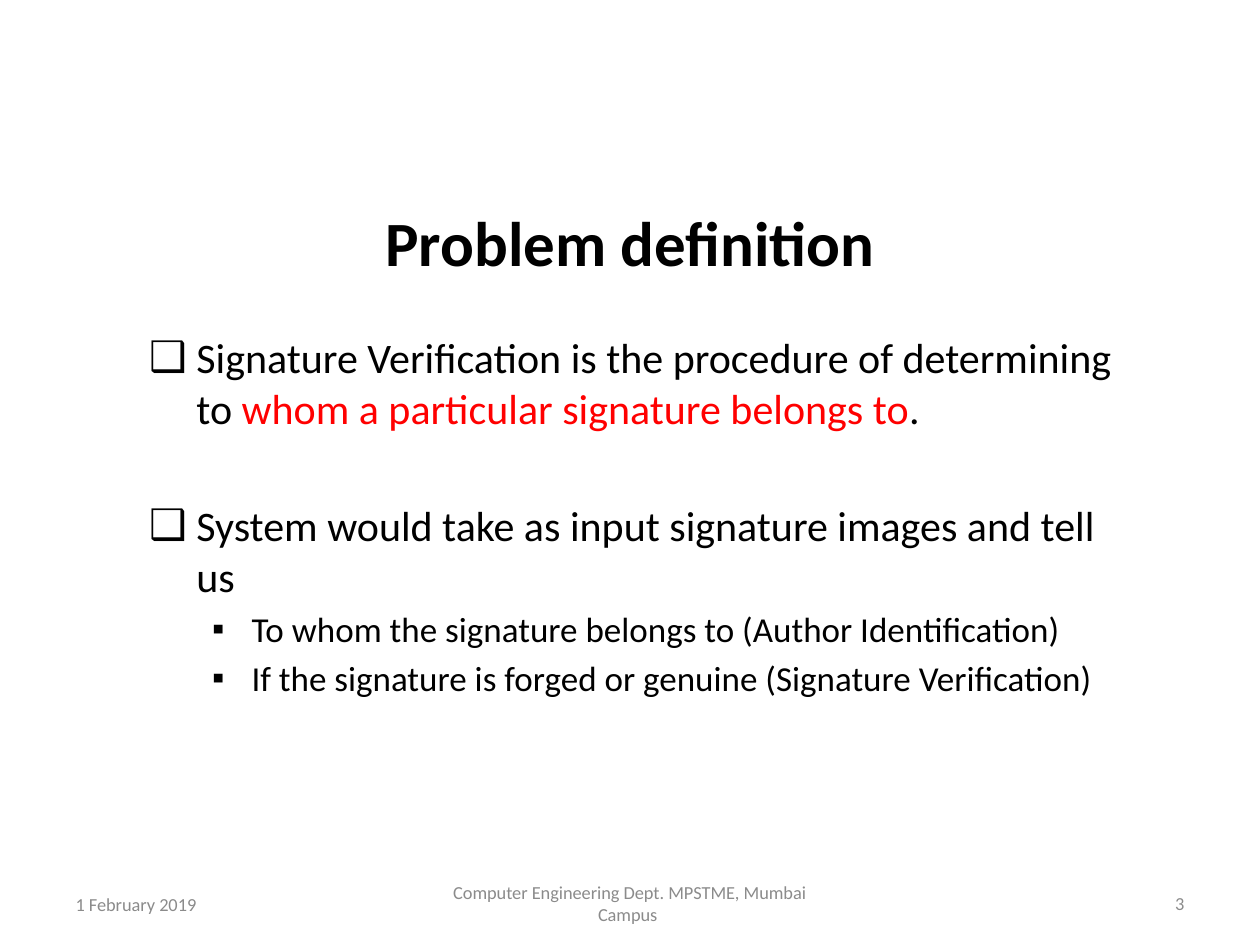
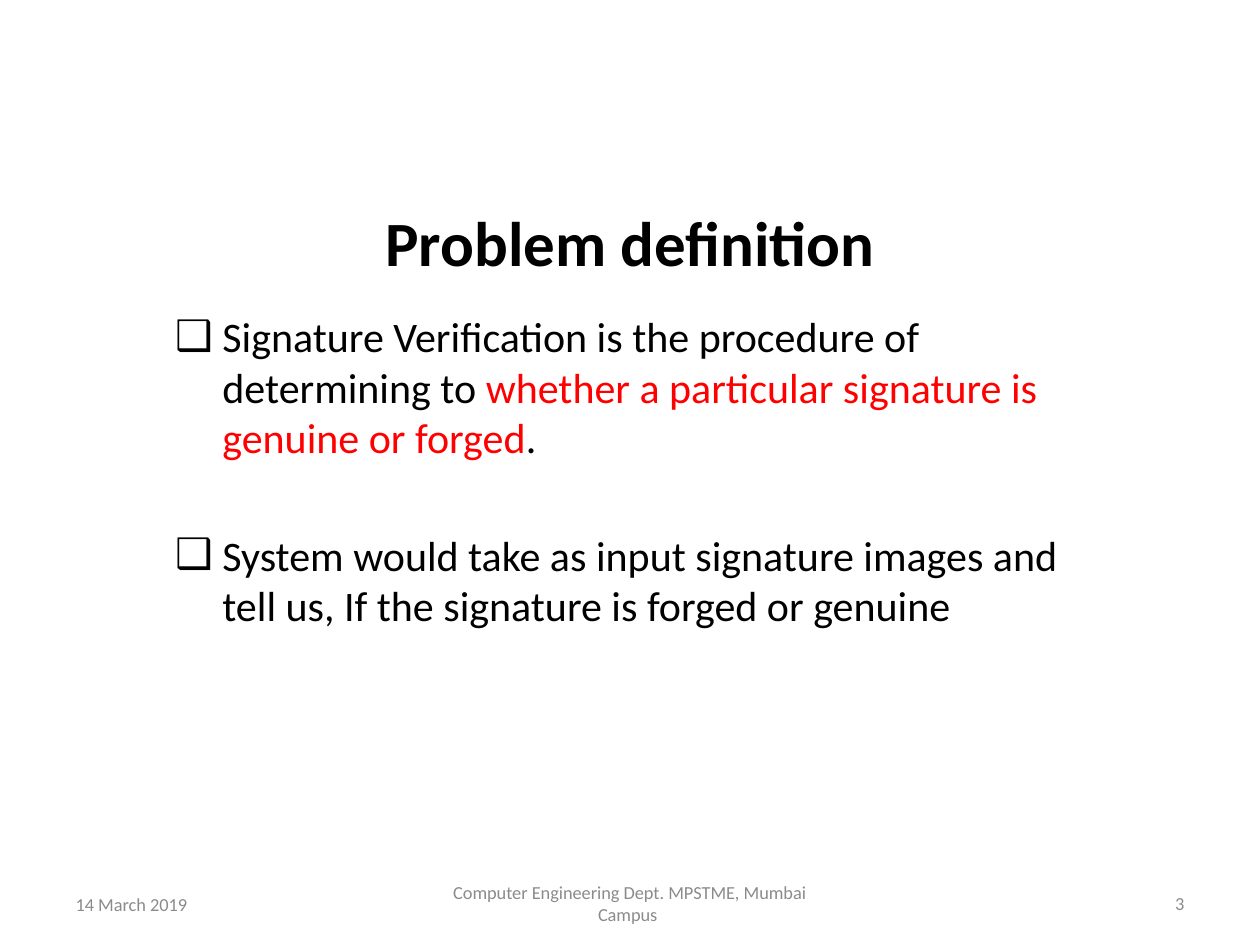
Before and after one commit to TeeeJaey/SignatureVerifier, a slide deck: slide 3 of PPT/B002_ProjectPPT.pptx. Drawn at 1260x945 pixels with LibreOffice and Linux fonts; fonts in the diff are those of the drawing; background and template pictures are left out. Boxes give left, top, right and bottom in pixels: in the first picture for what was removed or moved away, otherwise in the second. Text is boxed around its words. In the diff, an @@ line names an element or a change of style, - is before the commit and + after.

```diff
--- a/PPT/B002_ProjectPPT.pptx
+++ b/PPT/B002_ProjectPPT.pptx
@@ text at (222,322,1057,629): text changed @@
-❑ Signature Verification is the procedure of determining to whom a particular signature belongs to.
-❑ System would take as input signature images and tell us
-  ▪ To whom the signature belongs to (Author Identification)
-  ▪ If the signature is forged or genuine (Signature Verification)
+❑ Signature Verification is the procedure of determining to whether a particular signature is genuine or forged.
+❑ System would take as input signature images and tell us, If the signature is forged or genuine
@@ text at (76,898,187,911): text changed @@
-1 February 2019
+14 March 2019
```
Also in this commit, not shown: 23 other slides changed, 2 slides added, 1 slide removed, 6 other files.
